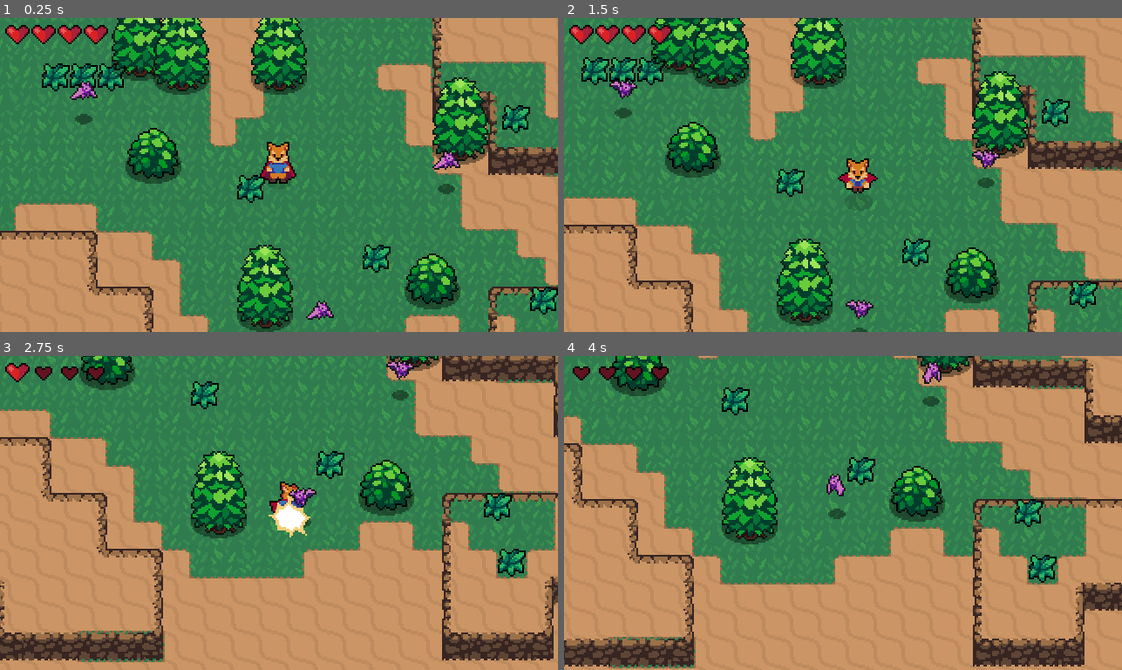
Above: before the commit, frames 1-4 (two rows, left to right).
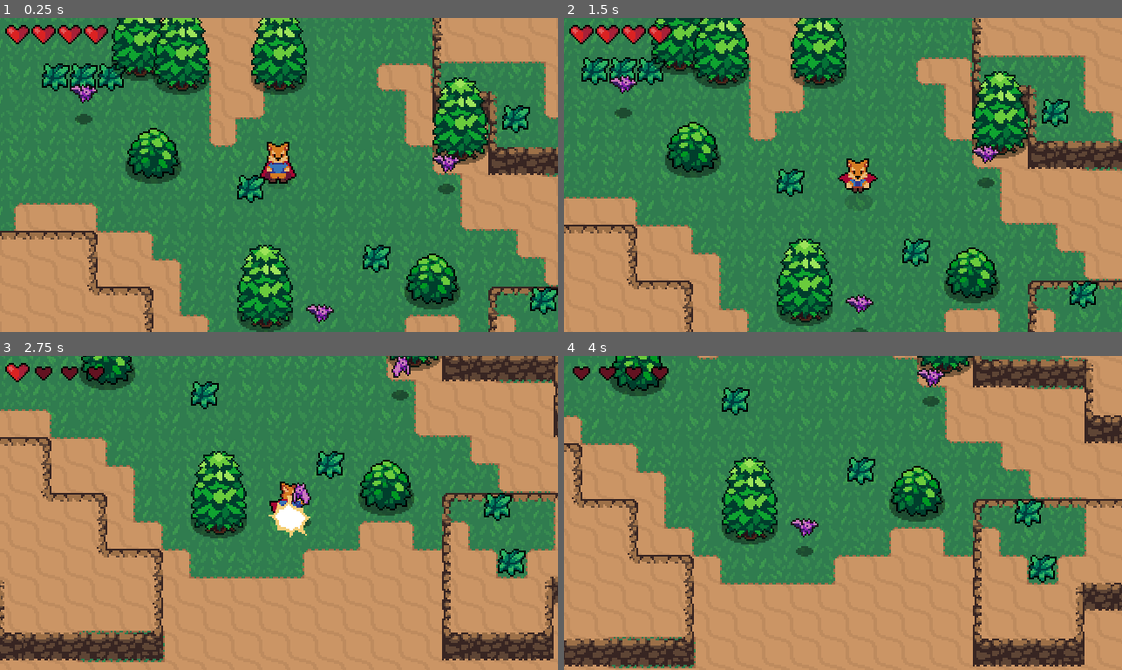
Above: after the commit, the same moments.

Repository: pedrocarne/action-game
Game: Godot game, scene res://World.tscn
The game is run twice, just before and just after one commit, with the same random seed, the same clock (stepped at 60 frames per second) and the same inputs.
Inputs:
- Up to frame 1 (0.25 s): no input
- Up to frame 2 (1.5 s): hold Right (ui_right) 0.53-1.28 s; tap X (attack) at 0.6 s; hold Down (ui_down) from 1.28 s (still down); tap Z (rool) at 1.35 s
- Up to frame 3 (2.75 s): release Down (ui_down) at 2.03 s; hold Right (ui_right) from 2.03 s (still down); tap X (attack) at 2.1 s
- Up to frame 4 (4 s): release Right (ui_right) at 2.78 s; hold Up (ui_up) 2.78-3.53 s; tap Z (rool) at 2.85 s; hold Left (ui_left) from 3.53 s (still down); tap X (attack) at 3.6 s

The runs differ from the first frame. In frame 1, 0.6% of the frame differs, in the area x 12-83%, y 20-98%; in frame 2, 0.7%; in frame 3, 0.4%; in frame 4, 0.7%, in the area x 40-69%, y 1-64%.

Commit message:
making the bats comeback to their start position after a while

Diff:
--- a/Enemies/Bat.gd
+++ b/Enemies/Bat.gd
@@ -21,6 +21,7 @@
 onready var playerDetectionZone = $PlayerDetectionZone
 onready var hurtbox = $Hurtbox
 onready var softCollisions = $SoftCollision
+onready var wanderController = $WanderController
 
 func _physics_process(delta):
 	knockback = knockback.move_toward(Vector2.ZERO, FRICTION * delta)
@@ -30,13 +31,23 @@
 		IDLE:
 			velocity = velocity.move_toward(Vector2.ZERO, FRICTION * delta)
 			seek_player()
+
+			if wanderController.get_time_left() == 0:
+				state = pick_random_state([IDLE, WANDER])
+				wanderController.start_wander_timer(rand_range(1,3))
 		WANDER:
-			pass
+			seek_player()
+			if wanderController.get_time_left() == 0:
+				state = pick_random_state([IDLE, WANDER])
+				wanderController.start_wander_timer(rand_range(1,3))
+			var direction = global_position.direction_to(wanderController.target_position)
+			velocity = velocity.move_toward(direction * MAX_SPEED, ACCELERATION * delta)
+			sprite.flip_h = velocity.x < 0
 
 		CHASE:
 			var player = playerDetectionZone.player
 			if player != null:
-				var direction = (player.global_position - global_position).normalized()
+				var direction = global_position.direction_to(player.global_position)
 				velocity = velocity.move_toward(direction * MAX_SPEED, ACCELERATION * delta)
 				sprite.flip_h = velocity.x < 0
 			else:
@@ -50,6 +61,10 @@
 	if playerDetectionZone.can_see_player():
 		state = CHASE
 
+func pick_random_state(state_list):
+	state_list.shuffle()
+	return state_list.pop_front()
+
 func _on_Hurtbox_area_entered(area):
 	stats.health -= area.damage
 	print(stats.health);
--- a/Enemies/Bat.tscn
+++ b/Enemies/Bat.tscn
@@ -64,7 +64,7 @@
 [node name="Sprite" type="AnimatedSprite" parent="."]
 frames = SubResource( 6 )
 animation = "Fly"
-frame = 3
+frame = 1
 playing = true
 offset = Vector2( 0, -12 )
 
--- a/Enemies/WanderController.gd
+++ b/Enemies/WanderController.gd
@@ -4,10 +4,17 @@
 
 onready var start_position = global_position
 onready var target_position = global_position
+onready var timer = $Timer
+
+func get_time_left():
+	return timer.time_left
 
 func update_target_position():
 	var target_vector = Vector2(rand_range(-wander_range, wander_range), rand_range(-wander_range, wander_range))
-	target_position = start_position + target_position
+	target_position = (start_position + target_position)/2
+
+func start_wander_timer(duration):
+	timer.start(duration)
 
 func _on_Timer_timeout():
 	update_target_position()
